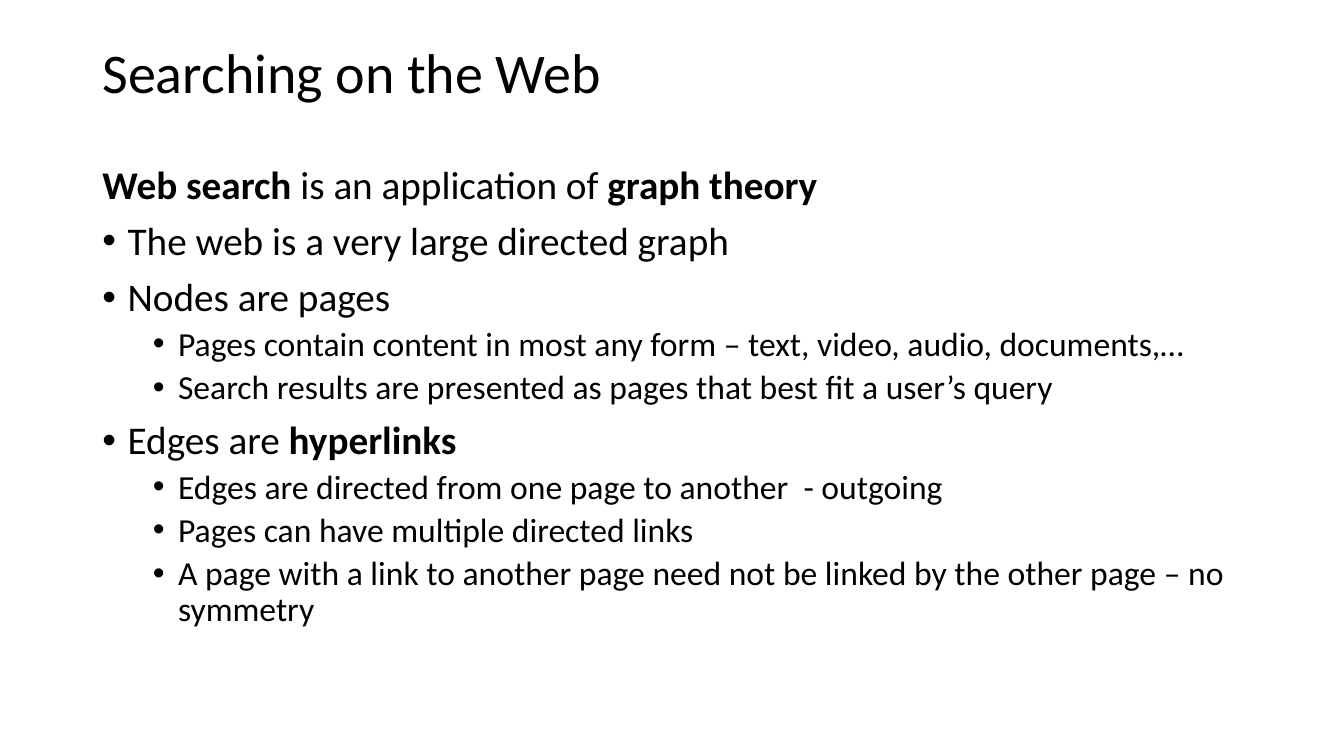
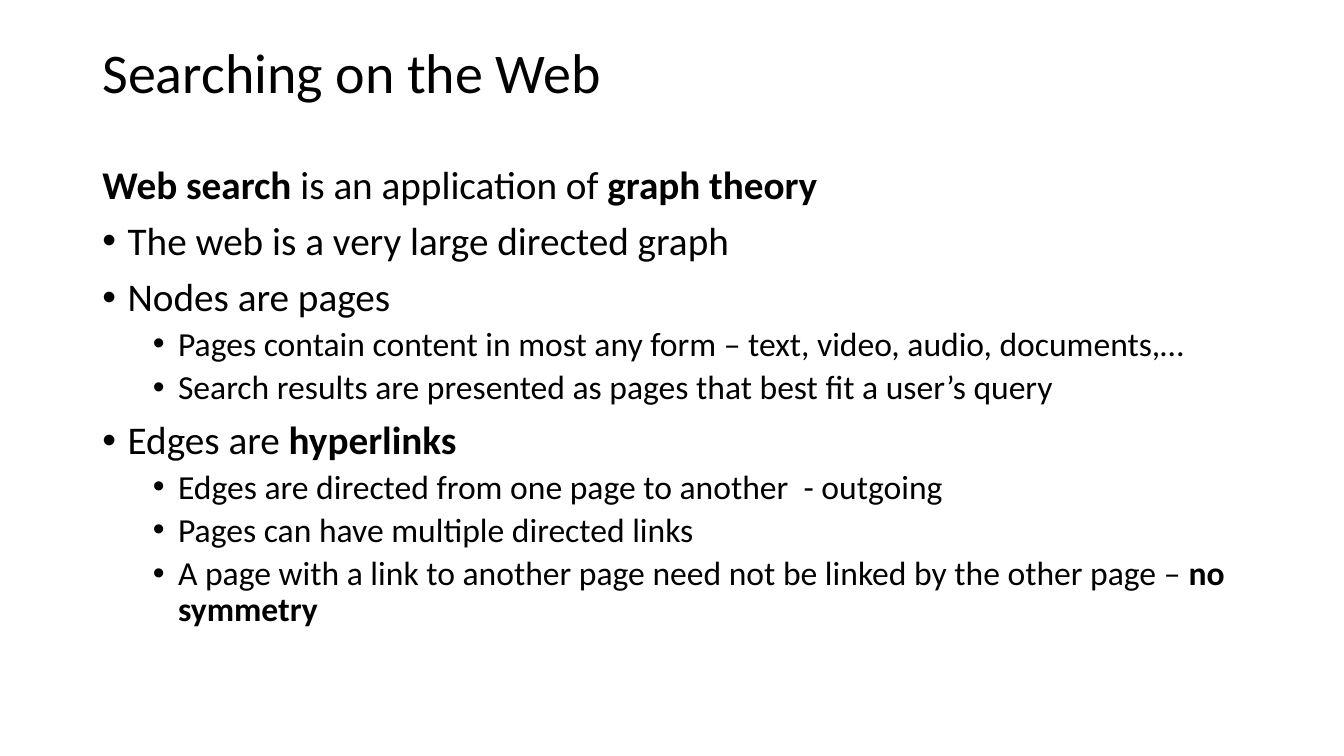
Before and after one commit to StephenElston/CSCI-E-108, a slide deck: slide 28 of slides/6_WebSearching.pptx (slide 27 before the commit). Drawn at 1344x756 pixels with LibreOffice and Linux fonts; fonts in the diff are those of the drawing. Boxes give left, top, right and bottom in pixels: in the first picture for what was removed or moved away, otherwise in the second. Text is boxed around its words. In the diff, an @@ line names an element or a change of style, - is before the commit and + after.

```diff
--- a/slides/6_WebSearching.pptx
+++ b/slides/6_WebSearching.pptx
@@ text at [178,561,1225,627]: bold on in "no symmetry" @@
```
Also in this commit, not shown: 9 other slides changed, 4 slides added.
